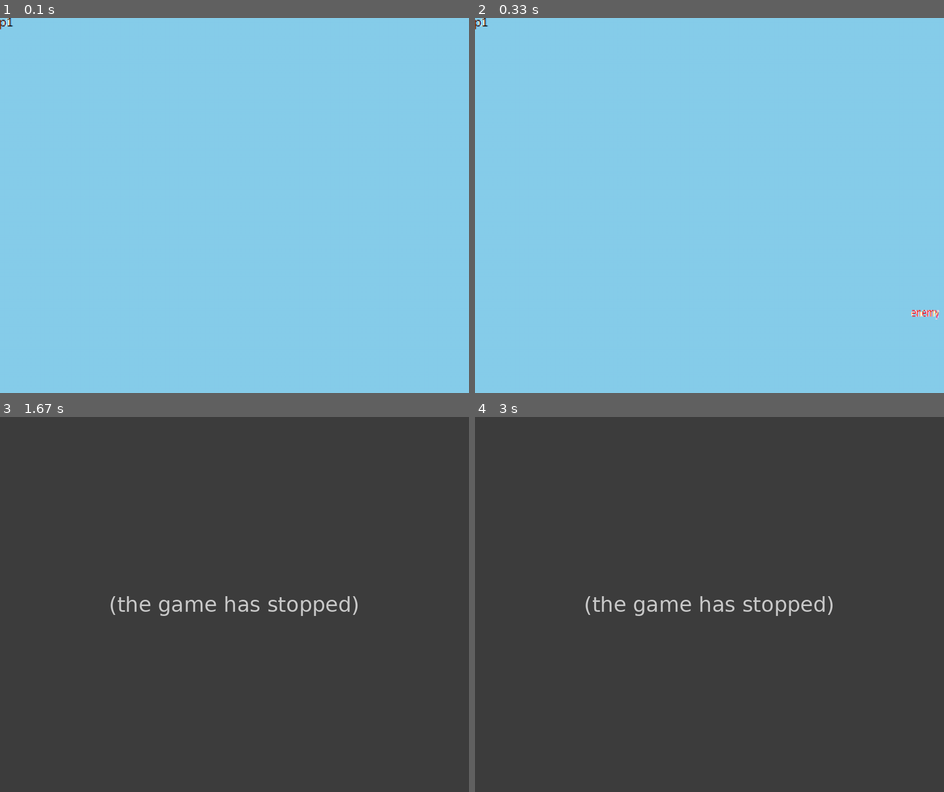
Above: before the commit, frames 1-4 (two rows, left to right).
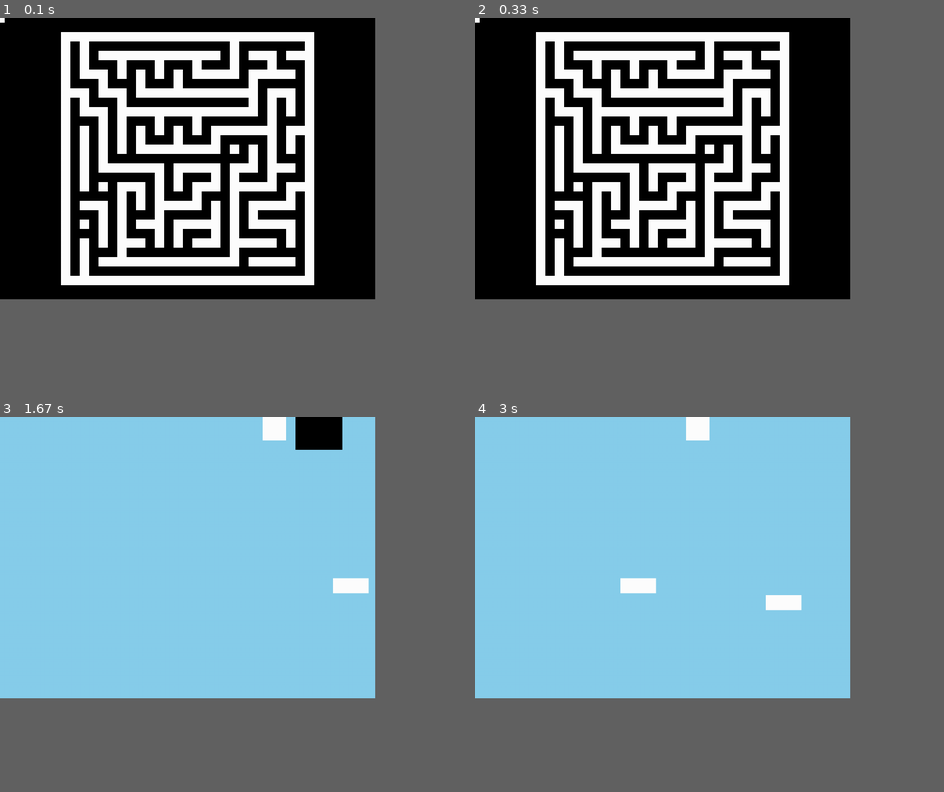
Above: after the commit, the same moments.

Repository: Casserole97/NEA
Game: pygame game, started from pygame_test.py
Two runs of this game, one before a commit and one after it. Both use one fixed random seed, a clock stepped at 60 frames per second and the inputs below.
Inputs:
- Up to frame 1 (0.1 s): no input
- Up to frame 2 (0.33 s): no input
- Up to frame 3 (1.67 s): tap Esc at 0.33 s; hold W 0.67-1.13 s; hold Right 0.67-1.13 s; hold Right 1.17-1.63 s; hold D 1.17-1.63 s
- Up to frame 4 (3 s): hold Up 1.67-1.97 s; hold W 1.67-1.97 s; hold Right 2-2.47 s; hold D 2-2.47 s; hold Left from 2.5 s (still down); hold A from 2.5 s (still down)
In our replay, the window is 900x720 before the commit and 720x540 after it. These sizes can differ from the game's own. Grey fills any space a smaller window leaves; there, only what the larger window draws over its background counts as a difference.

The runs differ from the first frame. In frame 1, 60% of the frame differs, in the area x 0-80%, y 0-75%; in frame 2, 60%, in the area x 0-99%, y 0-81%; in frame 3, 60%; in frame 4, 60%.
Before the commit the program exited at 0.35 s; later frames show no game.

Commit message:
Created collision system in the test file

Diff:
--- a/pygame_test.py
+++ b/pygame_test.py
@@ -3,18 +3,20 @@
 
 import pygame
 import random
+
+from MAZE_PYGAME_PROTOTYPE import DisplaySurface
 pygame.init()
 
 # Declaring variables
-MAX_WIDTH = 1000
-MAX_HEIGHT = 800
+MAX_WIDTH = 800
+MAX_HEIGHT = 600
 
 BLACK = (0, 0, 0)
 WHITE = (255, 255, 255)
 
 # Creating enemy and cloud spawning events and making them appear every interval
 ADDENEMY = pygame.USEREVENT + 1
-pygame.time.set_timer(ADDENEMY, 250)
+# pygame.time.set_timer(ADDENEMY, 250)
 ADDCLOUD = pygame.USEREVENT + 2
 pygame.time.set_timer(ADDCLOUD, 1000)
 
@@ -22,28 +24,67 @@
 display_surface = pygame.display.set_mode((MAX_WIDTH, MAX_HEIGHT))
 display_surface.fill(WHITE)
 
+# Tile class made for testing collisions
+class Tile(pygame.sprite.Sprite):
+    def __init__(self, pixels):
+        super().__init__()
+        self.image = pygame.Surface((pixels, pixels))
+        self.image.fill(BLACK)
+        self.rect = self.image.get_rect(center=(400, 300))
+
+    def update(self, pressed_keys):
+        speed = 10
+        if pressed_keys[pygame.K_w]:
+            self.rect.move_ip(0, -speed)
+        if pressed_keys[pygame.K_s]:
+            self.rect.move_ip(0, speed)
+        if pressed_keys[pygame.K_a]:
+            self.rect.move_ip(-speed, 0)
+        if pressed_keys[pygame.K_d]:
+            self.rect.move_ip(speed, 0)
+
 # Player class
-
-
 class Player(pygame.sprite.Sprite):
     def __init__(self):
         super().__init__()
-        self.surf = pygame.image.load("misc/texture_player1.png").convert()
-        self.surf.set_colorkey(WHITE, pygame.RLEACCEL)
+        self.surf = pygame.Surface((50, 50))
+        self.surf.fill(WHITE)
         self.rect = self.surf.get_rect()
 
     # Checks pressed keys and moves accordingly
     def update(self, pressed_keys):
         speed = 10
+        h_vel = 0
+        v_vel = 0
+
         # Updates player's position by speed depending on the button press
+        if pressed_keys[pygame.K_LEFT]:
+            h_vel = -speed
+            self.rect.move_ip(h_vel, 0)
+        if pressed_keys[pygame.K_RIGHT]:
+            h_vel = speed
+            self.rect.move_ip(h_vel, 0)
+
+        collided = pygame.sprite.spritecollide(self, tiles, False)
+        for tile in collided:
+            if h_vel > 0:
+                self.rect.right = tile.rect.left
+            elif h_vel < 0:
+                self.rect.left = tile.rect.right
+
         if pressed_keys[pygame.K_UP]:
-            self.rect.move_ip(0, -speed)
+            v_vel = -speed
+            self.rect.move_ip(0, v_vel)
         if pressed_keys[pygame.K_DOWN]:
-            self.rect.move_ip(0, speed)
-        if pressed_keys[pygame.K_LEFT]:
-            self.rect.move_ip(-speed, 0)
-        if pressed_keys[pygame.K_RIGHT]:
-            self.rect.move_ip(speed, 0)
+            v_vel = speed
+            self.rect.move_ip(0, v_vel)
+
+        collided = pygame.sprite.spritecollide(self, tiles, False)
+        for tile in collided:
+            if v_vel > 0:
+                self.rect.bottom = tile.rect.top
+            elif v_vel < 0:
+                self.rect.top = tile.rect.bottom
 
         # Prevents out of bounds movement
         if self.rect.left < 0:
@@ -56,8 +97,6 @@
             self.rect.bottom = MAX_HEIGHT
 
 # Enemy class
-
-
 class Enemy(pygame.sprite.Sprite):
     def __init__(self):
         super().__init__()
@@ -74,7 +113,7 @@
         if self.rect.right < 0:
             self.kill()
 
-
+# Cloud class
 class Cloud(pygame.sprite.Sprite):
     def __init__(self):
         super().__init__()
@@ -94,9 +133,14 @@
 enemies = pygame.sprite.Group()
 clouds = pygame.sprite.Group()
 all_sprites = pygame.sprite.Group()
+tiles = pygame.sprite.Group()
+
 all_sprites.add(p1)
 
 clock = pygame.time.Clock()
+
+TILE = Tile(100)
+tiles.add(TILE)
 
 # Game loop
 running = True
@@ -121,6 +165,8 @@
 
     # Updates the character's position
     pressed_keys = pygame.key.get_pressed()
+    TILE.update(pressed_keys)
+
     p1.update(pressed_keys)
 
     # Checks for collisions between the character and any enemies
@@ -138,6 +184,8 @@
     clouds.update()
     enemies.update()
 
+    display_surface.blit(TILE.image, TILE.rect)
+
     # Draws everything on the screen
     pygame.display.flip()
 
